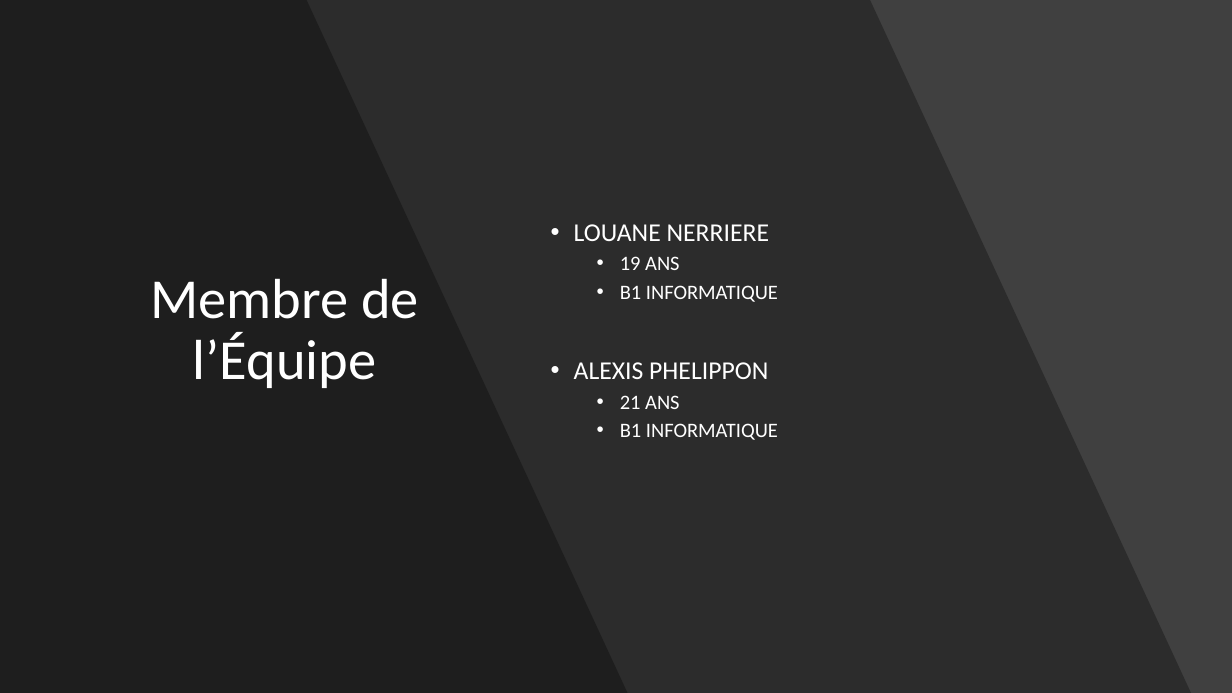
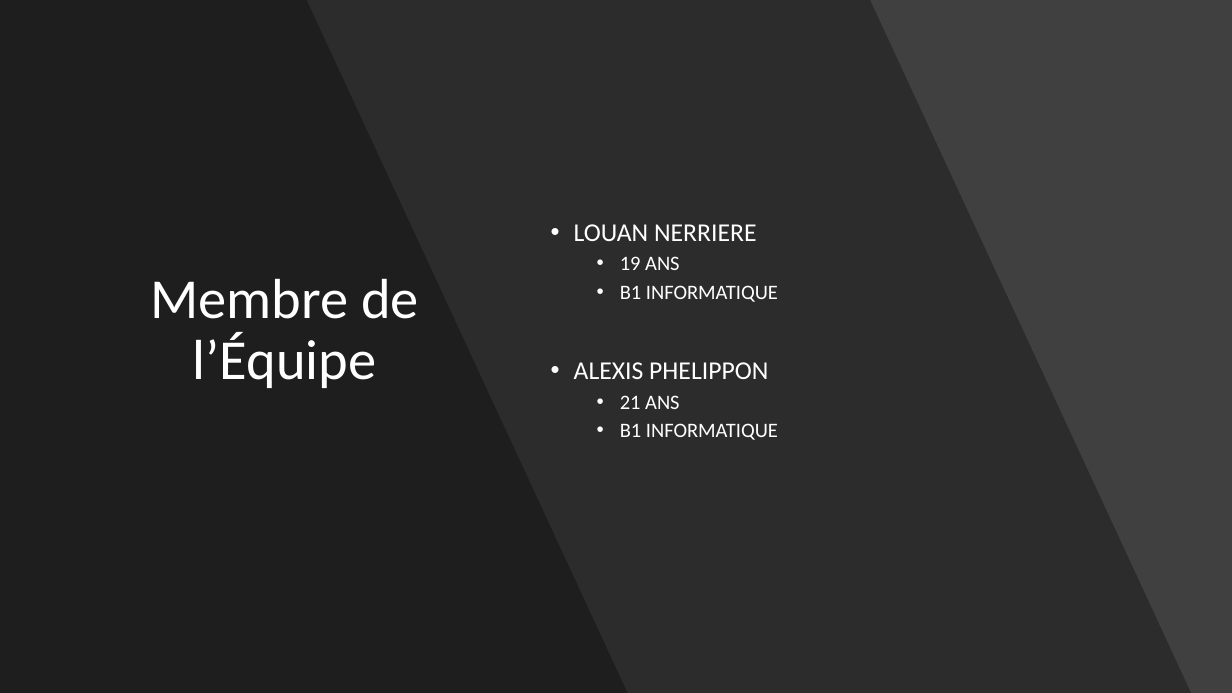
Before and after one commit to FlowNight/BRICK_SHOOTER, a slide deck: slide 2 of Support B.S.pptx. Drawn at 1232x693 pixels with LibreOffice and Linux fonts; fonts in the diff are those of the drawing. Boxes give left, top, right and bottom in pixels: in the first picture for what was removed or moved away, otherwise in the second. Text is boxed around its words. In the diff, an @@ line names an element or a change of style, - is before the commit and + after.

```diff
--- a/Support B.S.pptx
+++ b/Support B.S.pptx
@@ text at [574, 224, 756, 241]: text changed @@
-• LOUANE NERRIERE
+• LOUAN NERRIERE
```
Also in this commit, not shown: 2 other slides changed, 5 slides added, 1 slide removed, 1 other file.
